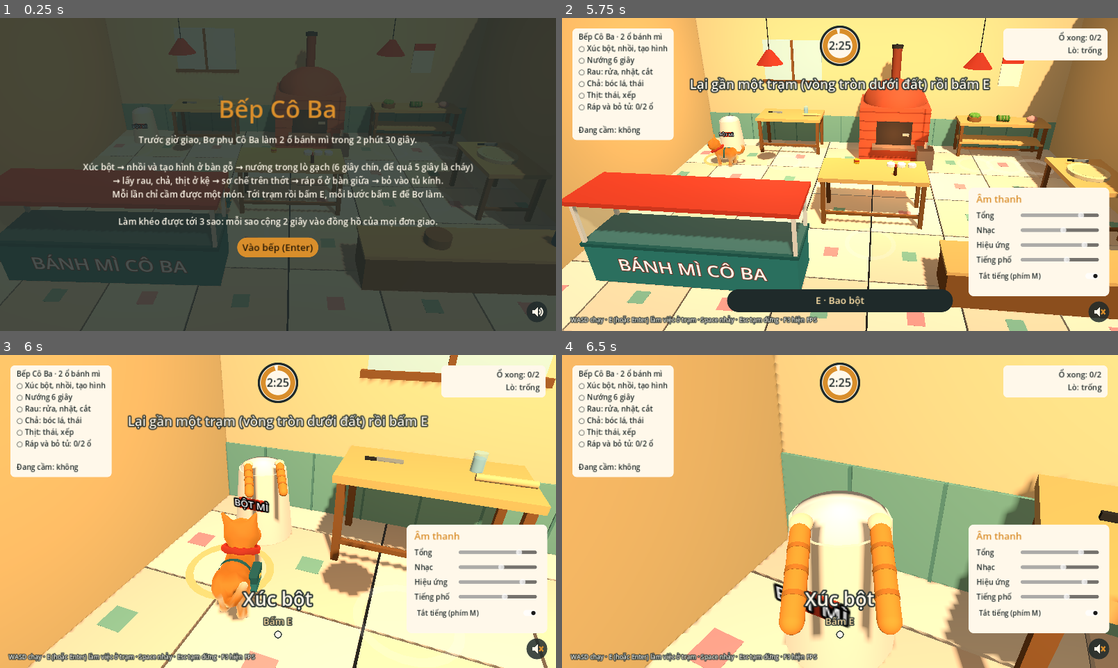
Above: before the commit, frames 1-4 (two rows, left to right).
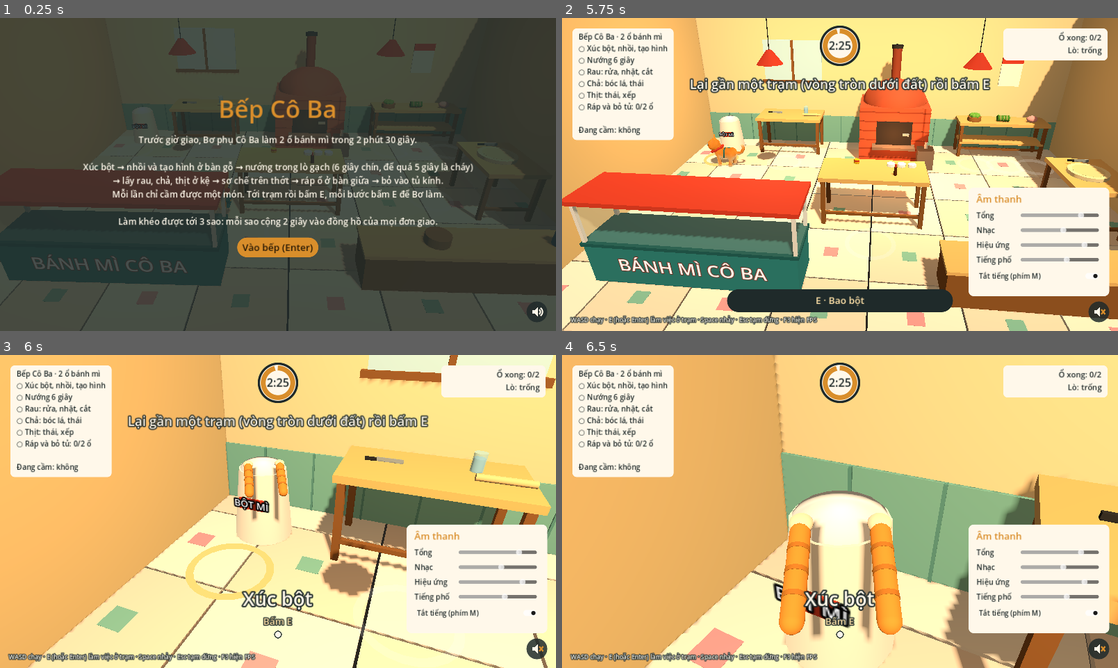
Above: after the commit, the same moments.

Repository: sangdaden/meo-giao-banh-mi
Game: Godot game, scene res://scenes/kitchen.tscn
The game is run twice, just before and just after one commit, with the same random seed, the same clock (stepped at 60 frames per second) and the same inputs.
Inputs (mouse positions are in pixels of both pictures, inside the frame that each line leads up to):
- Up to frame 1 (0.25 s): no input
- Up to frame 2 (5.75 s): click "Vào bếp (Enter)" at 0.5 s; click (1101, 312) at 1.25 s; click "Tắt tiếng (phím M)" at 2 s; tap Enter (ui_accept) at 2.75 s; move the mouse to (812, 237) at 2.77 s; hold W (move_forward) 2.78-3.5 s; hold E (interact) 2.78-3.5 s; click (812, 237) at 2.92 s; tap Space (jump) at 3.02 s; drag from (1006, 221) to (812, 237) at 3.52 s; move the mouse to (673, 127) at 4.27 s; hold A (move_left) 4.28-5 s; tap Keypad Enter at 4.35 s; drag from (867, 174) to (673, 127) at 5.02 s
- Up to frame 3 (6 s): move the mouse to (194, 433) at 5.77 s; hold S (move_back) from 5.78 s (still down); hold E (interact) from 5.78 s (still down)
- Up to frame 4 (6.5 s): keep holding S (move_back); keep holding E (interact); tap Space (jump) at 6.02 s

Frames 1-2 are identical in both runs. In frame 3, 2.2% of the frame differs, in the area x 38-48%, y 50-86%; in frame 4, nothing differs.

Commit message:
Bếp: ẩn thân Bơ khi cận cảnh, thêm ảnh bếp vào README
Co-Authored-By: Claude Opus 5.5 (1M context) <noreply@anthropic.com>
Claude-Session: https://claude.ai/code/session_018q3UrftCbgkqP1vwDkuyh7

Diff:
--- a/scripts/kitchen.gd
+++ b/scripts/kitchen.gd
@@ -317,6 +317,7 @@
 	player.visual.rotation.y = atan2(-to.x, -to.z)
 	cam.close_up(st.cam, st.work)
 	_place_paws(st)
+	player.visual.visible = false  # cận cảnh chỉ thấy hai chân trước, thân Bơ không che camera
 	_on_begin(id)
 	_show_step()
 
@@ -350,6 +351,7 @@
 	hud.hide_step()
 	cam.back_to_main()
 	paw_rig.visible = false
+	player.visual.visible = true
 	player.can_move = true
 	_finish(id)
 
Binary file added: docs/bep.png
